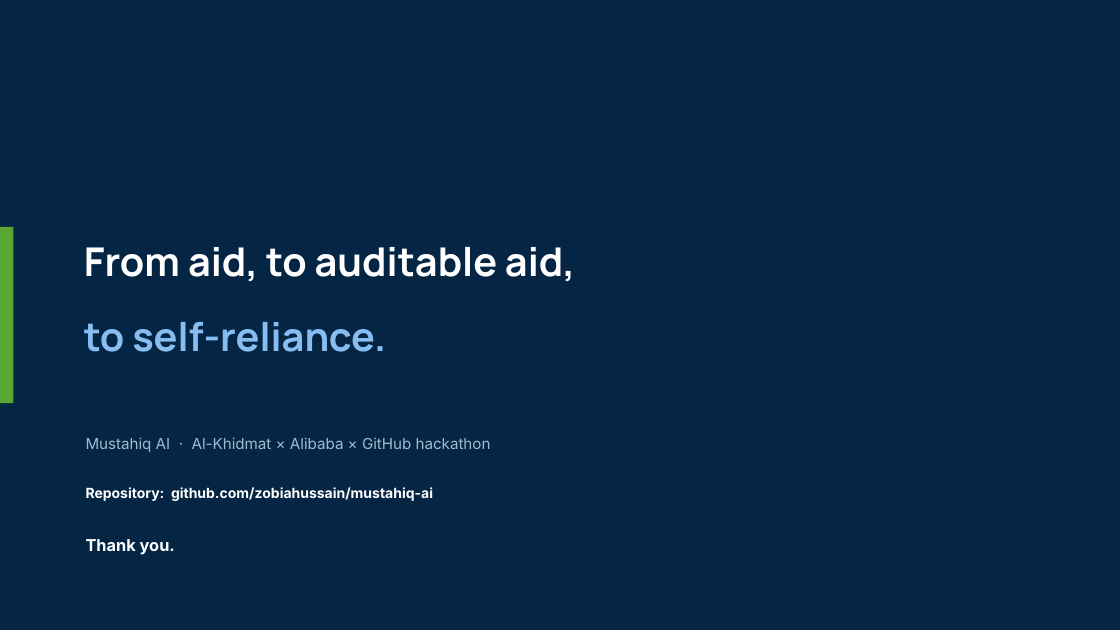
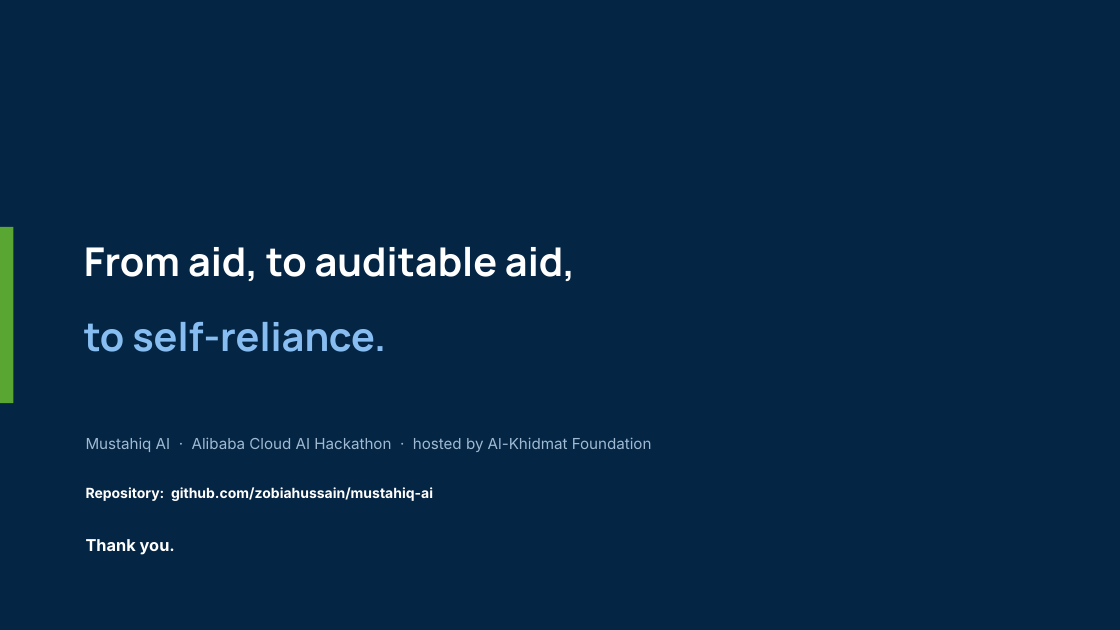
Before and after one commit to zobiahussain/mustahiq-ai, a slide deck: slide 11 of submission/Mustahiq_AI_Presentation.pptx. Drawn at 1120x630 pixels with LibreOffice and Linux fonts; fonts in the diff are those of the drawing. Boxes give left, top, right and bottom in pixels: in the first picture for what was removed or moved away, otherwise in the second. Text is boxed around its words. In the diff, an @@ line names an element or a change of style, - is before the commit and + after.

```diff
--- a/submission/Mustahiq_AI_Presentation.pptx
+++ b/submission/Mustahiq_AI_Presentation.pptx
@@ text at (86, 437, 652, 452): text changed @@
-Mustahiq AI · Al-Khidmat × Alibaba × GitHub hackathon
+Mustahiq AI · Alibaba Cloud AI Hackathon · hosted by Al-Khidmat Foundation
```
Also in this commit, not shown: 9 other slides changed, 10 other files.
